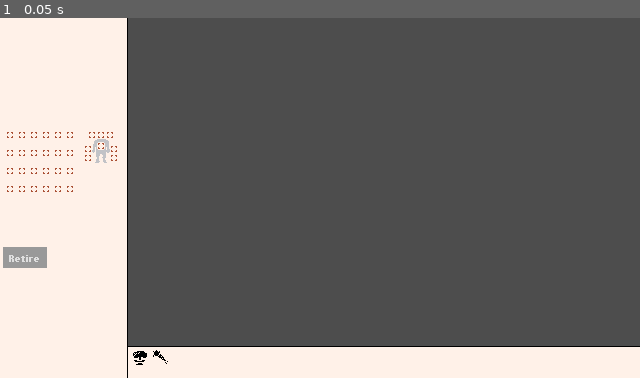
Above: before the commit, frame 1.
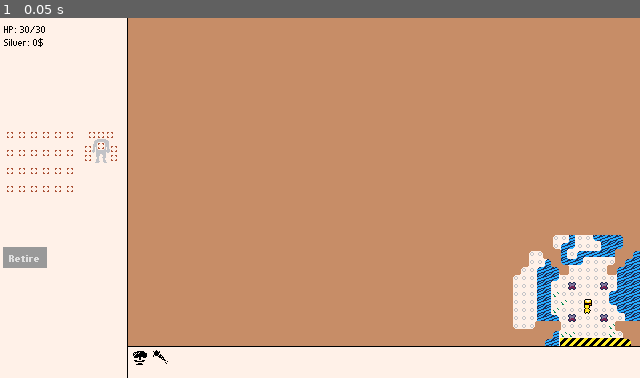
Above: after the commit, the same moment.

Repository: rsaarelm/azoth
Game: Godot game, scene res://game_screen.tscn
The game is run twice, just before and just after one commit, with the same random seed, the same clock (stepped at 60 frames per second) and the same inputs.
Inputs:
- Up to frame 1 (0.05 s): no input

The runs differ from the first frame. In frame 1, 73% of the frame differs, in the area x 0-100%, y 0-92%.
Error before the commit: Parse Error: Expected closing ")" after call arguments. (res://game_screen.gd:88)

Commit message:
Fix lints

Diff:
--- a/armory/item.gd
+++ b/armory/item.gd
@@ -58,11 +58,10 @@
 func stack_limit() -> int:
 	if !self.data.is_stacking:
 		return 1
-	elif self.data.kind == ItemData.Kind.CASH:
+	if self.data.kind == ItemData.Kind.CASH:
 		# Cash piles can be huge.
 		return 999999
-	else:
-		return ItemData.MAX_STACK
+	return ItemData.MAX_STACK
 
 
 ## Decrement the item count, remove the item if it reaches zero.
--- a/armory/item_node.gd
+++ b/armory/item_node.gd
@@ -49,8 +49,7 @@
 	get:
 		if inner.data:
 			return inner.data.name
-		else:
-			return "n/a"
+		return "n/a"
 
 
 # TODO New signature _init(inner: Item)
--- a/atlas/fog.gd
+++ b/atlas/fog.gd
@@ -51,7 +51,8 @@
 	# This function makes sure the _inner bitgrid and the tilemap stay in sync.
 	# Do not mutate either from elsewhere.
 
-	# Allow going one tile outside of bounds so we don't get a visible boundary at the edge of the on-screen map.
+	# Allow going one tile outside of bounds so we don't get a visible boundary
+	# at the edge of the on-screen map.
 	if cell.x < -1 or cell.x >= Area.MAX_WIDTH + 1 or cell.y < -1 or cell.y >= Area.MAX_HEIGHT + 1:
 		return
 	set_cells_terrain_connect([cell], 0, 0)
@@ -119,7 +120,16 @@
 			if prev_visible and !cell_open:
 				# Hit a wall after visible span, recurse to the sub-span
 				prev_visible = false
-				_process_octant(center, radius, is_open, forward, side, u + 1, start_slope, inner_slope)
+				_process_octant(
+					center,
+					radius,
+					is_open,
+					forward,
+					side,
+					u + 1,
+					start_slope,
+					inner_slope,
+				)
 			if !cell_open:
 				# Update start slope while going through a wall.
 				start_slope = outer_slope
--- a/bestiary/mob.gd
+++ b/bestiary/mob.gd
@@ -223,8 +223,7 @@
 					# flag so that you can't use level transition to heal.
 					Game.load_area(new_area, new_pos, self)
 					return true
-				else:
-					return false
+				return false
 			Area.Kind.UPSTAIRS, Area.Kind.DOWNSTAIRS:
 				# Another area transition
 				if is_player():
@@ -244,8 +243,7 @@
 					assert(new_area, "Stair tile with no neighbor area.")
 					Game.load_area(new_area, new_pos, self)
 					return true
-				else:
-					return false
+				return false
 			Area.Kind.ALTAR:
 				# Pray at altar, you heal but the enemies respawn.
 
@@ -258,8 +256,7 @@
 						Game.msg("Gained a level!")
 					Game.player_rests(pos)
 					return true
-				else:
-					return false
+				return false
 
 		# Set is_moving to true when you're definitely taking a step.
 		_is_moving = true
@@ -282,7 +279,6 @@
 			pick_up(item)
 
 		area.expose_fov(cell, PLAYER_SIGHT_RANGE)
-	pass
 
 
 ## Attack enemies if there are any in the way. Return if action succeeded.
@@ -410,16 +406,15 @@
 func _goal_target_cell():
 	if _goal_target == null:
 		return null
-	elif _goal_target is Vector2i:
+	if _goal_target is Vector2i:
 		return _goal_target
-	elif !is_instance_valid(_goal_target):
+	if !is_instance_valid(_goal_target):
 		# We were targeting a mob that has since been deleted.
 		return null
-	elif _goal_target is Mob:
+	if _goal_target is Mob:
 		return _goal_target.cell
-	else:
-		# It's a live object but not a type we understand.
-		assert(false, "Invalid goal target type: " + _goal_target)
+	# It's a live object but not a type we understand.
+	assert(false, "Invalid goal target type: " + _goal_target)
 
 
 ## Goal-executing primitive. Returns true if the goal remains valid.
@@ -460,12 +455,11 @@
 		if cell == next_cell:
 			_planned_path.remove_at(0)
 		return true
-	else:
-		_planned_path = []
-		_planned_destination = Vector2i(-1, -1)
-		# Something went wrong, has the terrain changed?
-		# Bail out since we don't know what's going on.
-		return false
+	_planned_path = []
+	_planned_destination = Vector2i(-1, -1)
+	# Something went wrong, has the terrain changed?
+	# Bail out since we don't know what's going on.
+	return false
 
 
 func _visible_enemies(detection_range: int) -> Array[Mob]:
--- a/common/save.gd
+++ b/common/save.gd
@@ -142,7 +142,10 @@
 
 	# Script objects are instantiated using their script file path, so only
 	# classes at the top level of the script file are good.
-	assert(obj.get_script() and obj.get_script().resource_path, "serialize: Object " + str(obj) + " must have its own script file")
+	assert(
+		obj.get_script() and obj.get_script().resource_path,
+		"serialize: Object " + str(obj) + " must have its own script file",
+	)
 
 	var result = {
 		# Write the magic object identifier field
@@ -162,7 +165,8 @@
 
 	for i in range(start_idx, props.size()):
 		var prop = props[i]
-		# Properties must be marked to be serialized with @export or @export_storage to be serialized.
+		# Properties must be marked to be serialized with @export or
+		# @export_storage to be serialized.
 		# We don't want to serialize all the random junk in objects.
 		if not prop.usage & PROPERTY_USAGE_STORAGE:
 			continue
@@ -188,17 +192,19 @@
 				if res == null:
 					push_error("Failed to load resource at path: " + data)
 				return res
-			elif data.begins_with(":pba "):
+			if data.begins_with(":pba "):
 				# PackedByteArray in base64.
 				return Marshalls.base64_to_raw(data.substr(5))
-			elif data.begins_with(":pbz "):
+			if data.begins_with(":pbz "):
 				# Compressed PackedByteArray in base64.
 				var bytes = Marshalls.base64_to_raw(data.substr(5))
-				var pba = bytes.decompress_dynamic(-1, FileAccess.CompressionMode.COMPRESSION_DEFLATE)
+				var pba = bytes.decompress_dynamic(
+					-1,
+					FileAccess.CompressionMode.COMPRESSION_DEFLATE,
+				)
 				return pba
-			else:
-				# Use standard conversion otherwise.
-				return str_to_var(data)
+			# Use standard conversion otherwise.
+			return str_to_var(data)
 		TYPE_ARRAY:
 			var output_array = []
 			for element in data:
@@ -211,9 +217,9 @@
 				# TODO: More robust error handling with various failures.
 
 				# Instantiate an object using the script resource.
-				var script: Script = load(data.__script_path__)
+				var script: Script = load(data["__script_path__"])
 				if not script:
-					push_error("No object script " + data.__script_path__ + " found.")
+					push_error("No object script " + data["__script_path__"] + " found.")
 					return null
 				var obj = script.new()
 
@@ -232,12 +238,11 @@
 						# Otherwise just set directly.
 						obj.set(key, value)
 				return obj
-			else:
-				# Otherwise assume it's a regular dictionary.
-				var output_dict = { }
-				for key in data.keys():
-					output_dict[deserialize(key)] = deserialize(data[key])
-				return output_dict
+			# Otherwise assume it's a regular dictionary.
+			var output_dict = { }
+			for key in data.keys():
+				output_dict[deserialize(key)] = deserialize(data[key])
+			return output_dict
 		_:
 			assert(false, "Cannot deserialize type " + str(typeof(data)))
 	return null
--- a/game.gd
+++ b/game.gd
@@ -212,8 +212,7 @@
 	var nodes = get_tree().get_nodes_in_group("player")
 	if nodes:
 		return nodes.front()
-	else:
-		return null
+	return null
 
 
 func build_player() -> Mob:
--- a/game_screen.gd
+++ b/game_screen.gd
@@ -49,7 +49,8 @@
 					leader.cmd_goto(cell)
 					Game.start_running()
 
-	if event is InputEventMouseButton and event.pressed and event.button_index == MOUSE_BUTTON_RIGHT:
+	if event is InputEventMouseButton and \
+	event.pressed and event.button_index == MOUSE_BUTTON_RIGHT:
 		var area = Game.area()
 
 		# Right button cancels aiming
@@ -65,7 +66,8 @@
 				for y in range(0, 54):
 					for x in range(0, 64):
 						var pos = Vector2i(x, y)
-						if Game.dist(pos, mob) <= Mob.ENEMY_SIGHT_RANGE and area.can_see(mob.cell, Vector2i(x, y)):
+						if Game.dist(pos, mob) <= Mob.ENEMY_SIGHT_RANGE \
+						and area.can_see(mob.cell, Vector2i(x, y)):
 							area.ping(pos)
 
 
@@ -85,11 +87,13 @@
 	dialog.visible = true
 
 	dialog.canceled.connect(
-		func(): _confirm_result = false
+		func():
+			_confirm_result = false
 			_confirm_complete = true
 	)
 	dialog.confirmed.connect(
-		func(): _confirm_result = true
+		func():
+			_confirm_result = true
 			_confirm_complete = true
 	)
 
--- a/item_collection.gd
+++ b/item_collection.gd
@@ -39,9 +39,8 @@
 					item.die()
 					contents_changed.emit()
 					return
-				else:
-					items[i].count += space
-					item.count -= space
+				items[i].count += space
+				item.count -= space
 
 	# If we're here, the item was not fully merged into an existing stack,
 	# and we need to add a new item.
--- a/save_state.gd
+++ b/save_state.gd
@@ -4,8 +4,11 @@
 
 @export_storage var player_stats := Stats.new()
 
-@export_storage var spawn_location := { area = "res://atlas/northlands.tscn", cell = Vector2i(57, 36) }
-@export_storage var last_altar_location := { area = "res://atlas/northlands.tscn", cell = Vector2i(57, 35) }
+@export_storage var spawn_location := \
+{ area = "res://atlas/northlands.tscn", cell = Vector2i(57, 36) }
+
+@export_storage var last_altar_location := \
+{ area = "res://atlas/northlands.tscn", cell = Vector2i(57, 35) }
 
 @export_storage var corpse_cash_location = null
 @export_storage var corpse_cash_amount := 0
--- a/util.gd
+++ b/util.gd
@@ -5,10 +5,9 @@
 static func unwrap_cell(entity) -> Vector2i:
 	if entity is Vector2i:
 		return entity
-	elif entity is Mob:
+	if entity is Mob:
 		return entity.cell
-	else:
-		assert(false, "unwrap_pos: Can't handle entity of type %s" % [typeof(entity)])
+	assert(false, "unwrap_pos: Can't handle entity of type %s" % [typeof(entity)])
 	return Vector2i.ZERO
 
 
